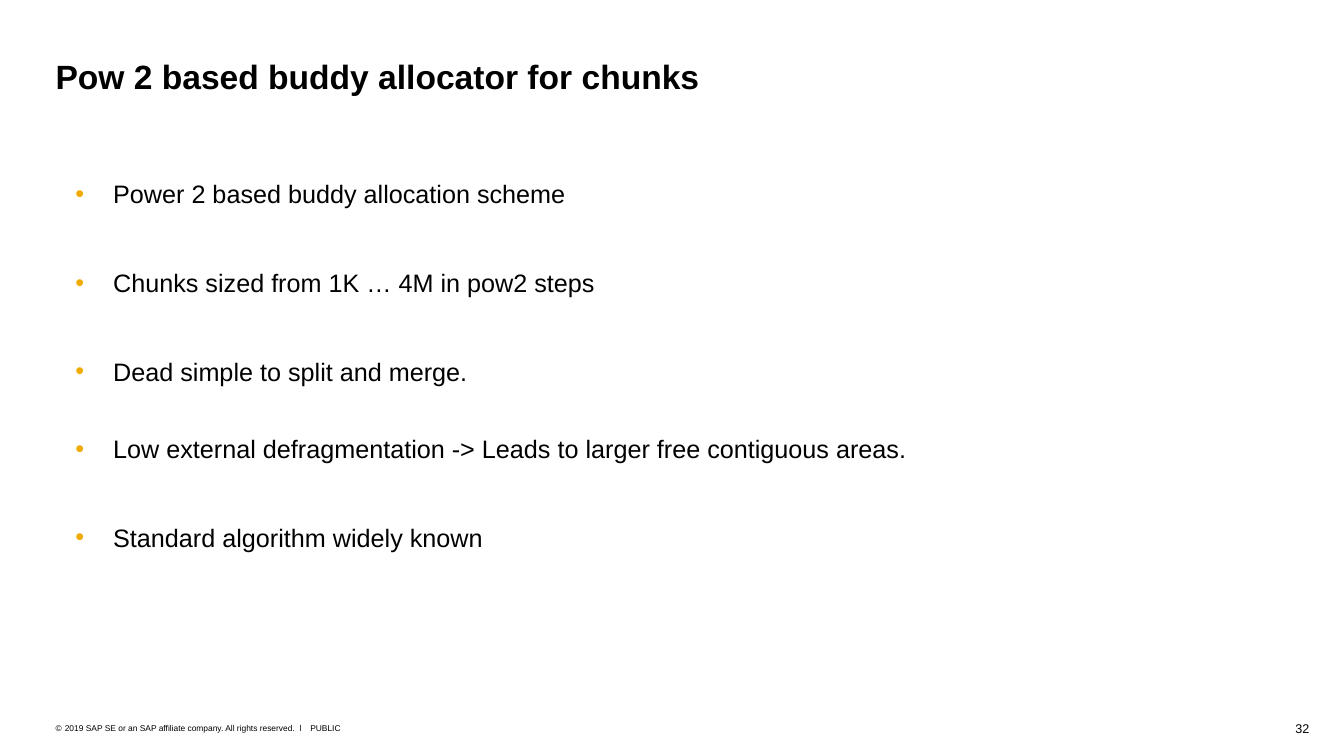
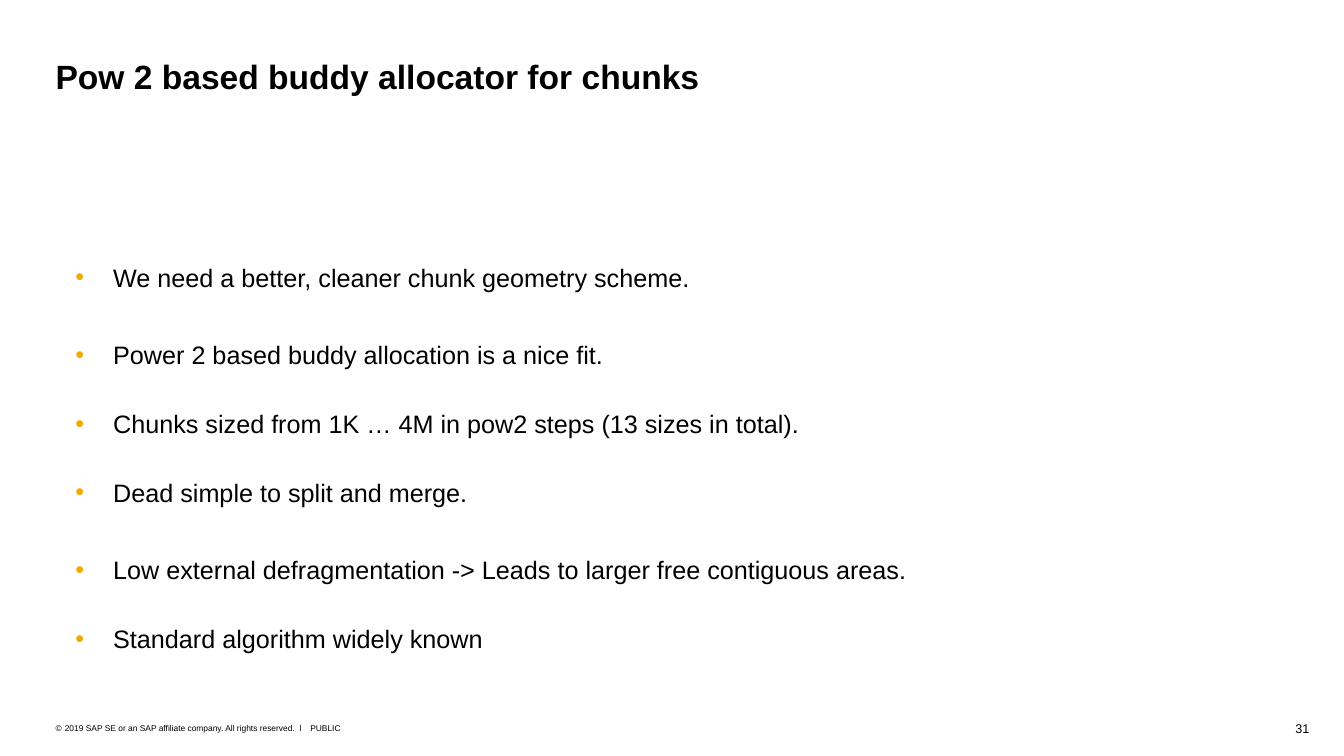
Before and after one commit to tstuefe/JEP387, a slide deck: slide 31 of pres/elastic-metaspace.odp (slide 32 before the commit). Drawn at 1344x756 pixels with LibreOffice and Linux fonts; fonts in the diff are those of the drawing. Boxes give left, top, right and bottom in pixels: in the first picture for what was removed or moved away, otherwise in the second. Text is boxed around its words. In the diff, an @@ line names an element or a change of style, - is before the commit and + after.

```diff
--- a/pres/elastic-metaspace.odp
+++ b/pres/elastic-metaspace.odp
@@ subtitle "We need a better, cleaner ..." at (x1=113, y1=268, x2=906, y2=654): vertical alignment top to middle @@
@@ subtitle at (x1=113, y1=268, x2=799, y2=439): text changed @@
-  • Power 2 based buddy allocation scheme
-  • Chunks sized from 1K … 4M in pow2 steps
+  • We need a better, cleaner chunk geometry scheme.
+  • Power 2 based buddy allocation is a nice fit.
+  • Chunks sized from 1K … 4M in pow2 steps (13 sizes in total).
@@ page number at (x1=1295, y1=724, x2=1309, y2=733): text changed @@
-32
+31
```
Also in this commit, not shown: 28 other slides changed, 1 slide added, 1 slide removed, 1 other file.
